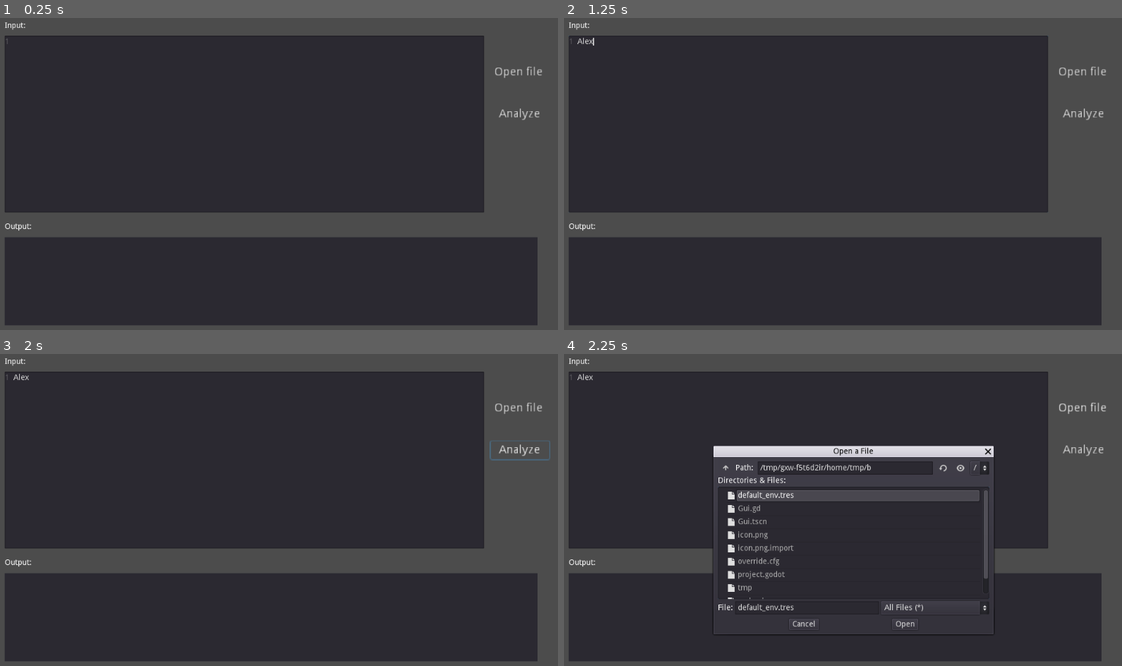
Above: before the commit, frames 1-4 (two rows, left to right).
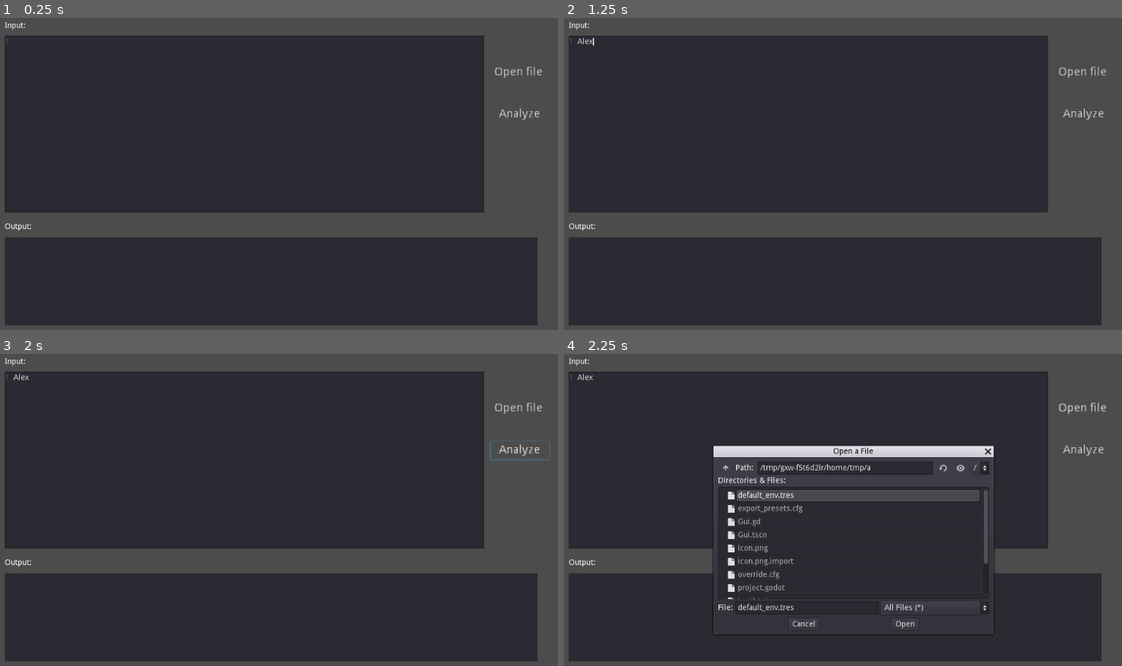
Above: after the commit, the same moments.

Repository: josephinoo/php_parser
Game: Godot game, scene res://Gui.tscn
Two runs of this game, one before a commit and one after it. Both use one fixed random seed, a clock stepped at 60 frames per second and the inputs below.
Inputs (mouse positions are in pixels of both pictures, inside the frame that each line leads up to):
- Up to frame 1 (0.25 s): no input
- Up to frame 2 (1.25 s): click (809, 124) at 0.52 s; type "Alex" at 0.6 s
- Up to frame 3 (2 s): click "Analyze" at 1.25 s
- Up to frame 4 (2.25 s): click "Open file" at 2 s

Frames 1-3 are identical in both runs. In frame 4, 0.6% of the frame differs, in the area x 31-76%, y 35-79%.

Commit message:
fixed:Problemas con el token PLUS

Diff:
--- a/Godot GUI/Gui.gd
+++ b/Godot GUI/Gui.gd
@@ -24,8 +24,8 @@
 	tmp.store_string(input)
 	tmp.close()
 	#python php_yacc.py test2.txt
-	OS.execute("python", ["php_yacc.py", "tmp"], true, output)
-	#print(output)
+	OS.execute("python3", ["php_yacc.py", "tmp"], true, output)
+
 	$"RichTextLabel".text=output[0]
 	pass # Replace with function body.
 
--- a/Godot GUI/Gui.tscn
+++ b/Godot GUI/Gui.tscn
@@ -84,11 +84,12 @@
 margin_top = 200.0
 margin_right = 791.0
 margin_bottom = 522.0
+rect_min_size = Vector2( 400, 140 )
 window_title = "Open a File"
 mode = 0
 access = 2
-current_dir = "/Users/Angel Arturo/Documents/Leguajes GUI"
-current_path = "/Users/Angel Arturo/Documents/Leguajes GUI/"
+current_dir = "/Users/soyjosephavila/Documents/Github/php_parser/Godot GUI"
+current_path = "/Users/soyjosephavila/Documents/Github/php_parser/Godot GUI/"
 __meta__ = {
 "_edit_use_anchors_": false
 }
Not shown, added: Godot GUI/export_presets.cfg
Not shown, added: Godot GUI/test1.txt
Not shown, added: Godot GUI/gui.dmg
Not shown, added: Godot GUI/parser.out
Not shown, added: Godot GUI/parsetab.py
Not shown, added: Godot GUI/php_lexico.py
Not shown, added: Godot GUI/php_yacc.py
Not shown, removed: Godot GUI/tmp
Not shown, changed: gui/static/style.css
Not shown, changed: parser.out
Not shown, changed: parsetab.py
Not shown, changed: php_lexico.py
(and 3 more such lines)
